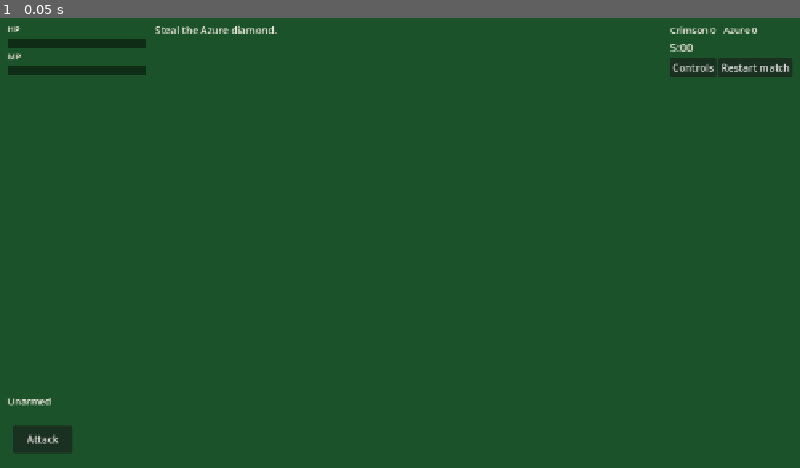
Above: before the commit, frame 1.
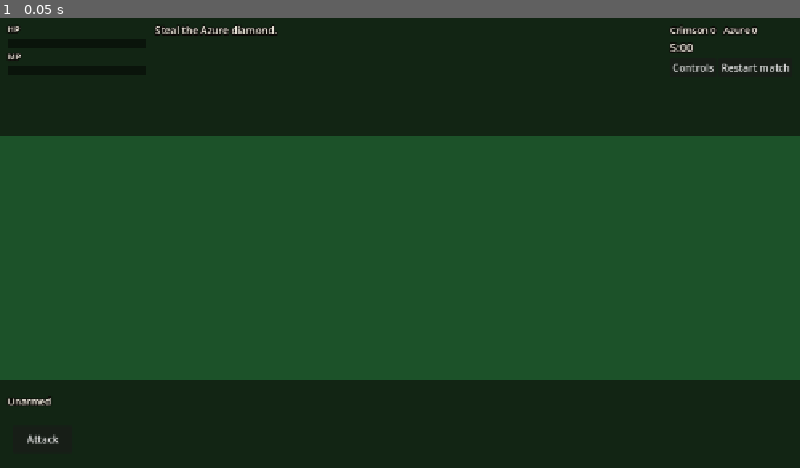
Above: after the commit, the same moment.

Repository: thomakhy025-code/black-forest-godot
Game: Godot game, scene res://scenes/match.tscn
Two runs of this game, one before a commit and one after it. Both use one fixed random seed, a clock stepped at 60 frames per second and the inputs below. This scene is started directly instead of the project's main scene.
Inputs:
- Up to frame 1 (0.05 s): no input

The runs differ from the first frame. In frame 1, 45% of the frame differs, in the area x 0-100%, y 0-100%.

Commit message:
Keep the words readable, the heroes visible, and a chop obvious.
The field was blown out so the pale text vanished, and trees hid the fighters. Hits now buzz the view, shake and fell the tree, and play a chop or a crack.

Co-authored-by: Cursor <cursoragent@cursor.com>

Diff:
--- a/scripts/hud.gd
+++ b/scripts/hud.gd
@@ -450,6 +450,8 @@
 
 
 func _build() -> void:
+	_scrim(true)
+	_scrim(false)
 	var top := MarginContainer.new()
 	top.set_anchors_preset(Control.PRESET_TOP_WIDE)
 	top.offset_bottom = 92
@@ -641,12 +643,27 @@
 	return bar
 
 
+func _scrim(top: bool) -> void:
+	var band := ColorRect.new()
+	band.mouse_filter = Control.MOUSE_FILTER_IGNORE
+	band.color = Color(0.05, 0.04, 0.03, 0.62)
+	if top:
+		band.set_anchors_preset(Control.PRESET_TOP_WIDE)
+		band.offset_bottom = 188.0
+	else:
+		band.set_anchors_preset(Control.PRESET_BOTTOM_WIDE)
+		band.offset_top = -140.0
+	add_child(band)
+
+
 func _label(text: String, size: int) -> Label:
 	var label := Label.new()
 	label.text = text
 	label.mouse_filter = Control.MOUSE_FILTER_IGNORE
 	label.add_theme_font_size_override("font_size", size)
-	label.add_theme_color_override("font_color", Color(0.96, 0.94, 0.9))
+	label.add_theme_color_override("font_color", Color(0.99, 0.97, 0.92))
+	label.add_theme_color_override("font_outline_color", Color(0.04, 0.03, 0.02, 1.0))
+	label.add_theme_constant_override("outline_size", 8)
 	return label
 
 
--- a/scripts/sfx.gd
+++ b/scripts/sfx.gd
@@ -10,6 +10,8 @@
 	"saber": 560.0,
 	"swing": 210.0,
 	"swing_fire": 160.0,
+	"chop": 140.0,
+	"crack": 90.0,
 	"throw": 490.0,
 	"dash": 920.0,
 	"explode": 96.0,
@@ -27,6 +29,8 @@
 	"ice": true,
 	"mega": true,
 	"swing_fire": true,
+	"chop": true,
+	"crack": true,
 }
 
 var _players: Array[AudioStreamPlayer] = []
@@ -67,7 +71,9 @@
 	var loud := volume_db
 	if id == "kill" or id == "mega" or id == "explode" or id == "saber":
 		loud = -1.5
-	elif id == "hit" or id == "swing" or id == "swing_fire" or id == "fireball":
+	elif id == "crack":
+		loud = -2.0
+	elif id == "hit" or id == "swing" or id == "swing_fire" or id == "fireball" or id == "chop":
 		loud = -3.5
 	elif id == "ice" or id == "firesword" or id == "lightning" or id == "dash":
 		loud = -4.5
@@ -170,6 +176,10 @@
 			seconds = 2.55
 		"swing_fire":
 			seconds = 0.18
+		"chop":
+			seconds = 0.14
+		"crack":
+			seconds = 0.3
 	var rate := 22050
 	var count := int(rate * seconds)
 	var data := PackedByteArray()
@@ -226,6 +236,17 @@
 	if kind == "swing_fire":
 		phase[0] += step * 196.0
 		return (n * 0.7 + sin(phase[0]) * 0.25) * pow(1.0 - k, 2.0)
+	if kind == "chop":
+		phase[0] += step * lerpf(220.0, 90.0, k)
+		var knock := sin(phase[0]) * 0.46
+		var bite := n * (0.85 if k < 0.12 else 0.2)
+		return (knock + bite) * pow(1.0 - k, 1.4)
+	if kind == "crack":
+		phase[0] += step * lerpf(160.0, 48.0, k)
+		phase[1] += step * lerpf(420.0, 110.0, k)
+		var snap := n * (1.0 if k < 0.08 else 0.35)
+		var body := sin(phase[0]) * 0.4 + sin(phase[1]) * 0.16
+		return (body + snap) * pow(1.0 - k, 1.15)
 	phase[0] += step * lerpf(78.0, 32.0, k)
 	phase[1] += step * lerpf(117.0, 48.0, k)
 	phase[2] += step * 740.0
--- a/scripts/stage.gd
+++ b/scripts/stage.gd
@@ -81,6 +81,11 @@
 var actors := {}
 var ghosts: Array = []
 var harvest: Array = []
+var cover: Array = []
+var strikes: Array = []
+var chips: Array = []
+var chip_i := 0
+var thud := 0.0
 var doors: Array = []
 var forges: Array = []
 var flags: Array = []
@@ -150,6 +155,10 @@
 	actors.clear()
 	ghosts.clear()
 	harvest.clear()
+	cover.clear()
+	strikes.clear()
+	chips.clear()
+	thud = 0.0
 	doors.clear()
 	forges.clear()
 	flags.clear()
@@ -163,6 +172,7 @@
 	piles3.clear()
 	aimed = false
 	_build_map()
+	_make_chips()
 
 
 func present(dt: float) -> void:
@@ -172,12 +182,16 @@
 		return
 	_fit()
 	_sync_actors()
+	_present_world(dt)
+	_feel_strikes(dt)
 	_aim(dt)
 	for id in actors.keys():
 		_present_actor(actors[id], dt)
 	_present_ghosts()
-	_present_world()
+	_tick_chips(dt)
+	_clear_sight(dt)
 	_present_fx()
+	thud = maxf(0.0, thud - dt * 4.2)
 
 
 func _build_view() -> void:
@@ -204,24 +218,24 @@
 	view.add_child(world)
 	var env := Environment.new()
 	env.background_mode = Environment.BG_COLOR
-	env.background_color = Color(0.56, 0.78, 0.95)
+	env.background_color = Color(0.40, 0.58, 0.74)
 	env.ambient_light_source = Environment.AMBIENT_SOURCE_COLOR
-	env.ambient_light_color = Color(0.8, 0.84, 0.78)
-	env.ambient_light_energy = 0.74
+	env.ambient_light_color = Color(0.52, 0.55, 0.5)
+	env.ambient_light_energy = 0.38
 	env.tonemap_mode = Environment.TONE_MAPPER_FILMIC
-	env.tonemap_exposure = 1.06
+	env.tonemap_exposure = 0.84
 	env.fog_enabled = true
 	env.fog_mode = Environment.FOG_MODE_EXPONENTIAL
-	env.fog_light_color = Color(0.72, 0.84, 0.92)
-	env.fog_density = 0.0032
+	env.fog_light_color = Color(0.50, 0.58, 0.64)
+	env.fog_density = 0.002
 	env.fog_aerial_perspective = 0.22
 	var weather := WorldEnvironment.new()
 	weather.environment = env
 	world.add_child(weather)
 	var sun := DirectionalLight3D.new()
 	sun.rotation_degrees = Vector3(-52, -36, 0)
-	sun.light_color = Color(1.0, 0.96, 0.86)
-	sun.light_energy = 1.25
+	sun.light_color = Color(1.0, 0.92, 0.78)
+	sun.light_energy = 0.82
 	sun.shadow_enabled = true
 	sun.shadow_bias = 0.05
 	sun.shadow_normal_bias = 0.8
@@ -230,8 +244,8 @@
 	world.add_child(sun)
 	var fill := DirectionalLight3D.new()
 	fill.rotation_degrees = Vector3(-28, 140, 0)
-	fill.light_color = Color(0.75, 0.84, 1.0)
-	fill.light_energy = 0.38
+	fill.light_color = Color(0.62, 0.7, 0.82)
+	fill.light_energy = 0.18
 	fill.shadow_enabled = false
 	world.add_child(fill)
 	camera = Camera3D.new()
@@ -248,6 +262,7 @@
 	world.add_child(fx_root)
 	look = SkillLook.new()
 	look.setup(fx_root)
+	_make_chips()
 
 
 func _fit() -> void:
@@ -294,9 +309,9 @@
 
 
 func _ground() -> void:
-	var grass := _mat("grass", Color(0.36, 0.58, 0.24), 1.0)
-	var sand := _mat("sand", Color(0.76, 0.66, 0.42), 1.0)
-	var meadow := _mat("meadow", Color(0.48, 0.68, 0.3), 1.0)
+	var grass := _mat("grass", Color(0.26, 0.42, 0.17), 1.0)
+	var sand := _mat("sand", Color(0.62, 0.52, 0.34), 1.0)
+	var meadow := _mat("meadow", Color(0.30, 0.46, 0.2), 1.0)
 	_plane(Vector2(Balance.MAP_W, Balance.MAP_H), Vector3(Balance.MAP_W * 0.5, 0.0, Balance.MAP_H * 0.5), grass)
 	_plane(Vector2(Balance.MAP_W, 4.2), Vector3(Balance.MAP_W * 0.5, 0.006, 2.1), sand)
 	_plane(Vector2(Balance.MAP_W, 4.5), Vector3(Balance.MAP_W * 0.5, 0.006, 47.75), sand)
@@ -422,7 +437,10 @@
 		var tint := Color(1.0, 0.8, 0.76) if int(door.get("team", 0)) == 0 else Color(0.76, 0.84, 1.0)
 		_tint_meshes(gate, tint)
 	_box(Vector3(rect.size.x, 0.07, rect.size.y), Vector3(center.x, 0.04, center.y), _mat("sill", Color(0.55, 0.52, 0.48), 0.9))
-	doors.append({"door": door, "gate": gate})
+	var home := Vector3.ZERO
+	if gate != null:
+		home = gate.position
+	doors.append({"door": door, "gate": gate, "hp": float(door.get("hp", 0.0)), "buzz": 0.0, "home": home})
 
 
 func _corners() -> void:
@@ -508,7 +526,11 @@
 		_cyl(0.4, 0.08, Vector3(sp.x, 0.05, sp.y), _mat("spring", Color(0.4, 0.9, 0.55, 0.9), 0.2))
 	for sewer in sim.sewers:
 		var sv: Vector2 = sewer["pos"]
-		_put("doorway", Vector3(sv.x, 0.0, sv.y), PI, Vector3(0.4, 0.4, 0.4))
+		var mouth := _put("doorway", Vector3(sv.x, 0.0, sv.y), PI, Vector3(0.4, 0.4, 0.4))
+		strikes.append({
+			"src": sewer, "root": mouth, "hp": float(sewer.get("hp", 0.0)),
+			"buzz": 0.0, "kind": "sewer", "at": sv, "scale": Vector3(0.4, 0.4, 0.4),
+		})
 	for vault in sim.vaults:
 		var vp: Vector2 = vault["pos"]
 		var vr := float(vault["r"])
@@ -520,8 +542,13 @@
 		_cake(cake["pos"])
 	for rock in sim.rocks:
 		var rp: Vector2 = rock["pos"]
-		var scl := float(rock["r"]) * 2.3 / 8.1
-		_put("rubble", Vector3(rp.x, 0.0, rp.y), float(_hash2(rp.x, rp.y)) * 0.4, Vector3(scl, scl * 0.85, scl))
+		var rock_s: float = float(rock["r"]) * 2.3 / 8.1
+		var rock_scale := Vector3(rock_s, rock_s * 0.85, rock_s)
+		var stone := _put("rubble", Vector3(rp.x, 0.0, rp.y), float(_hash2(rp.x, rp.y)) * 0.4, rock_scale)
+		strikes.append({
+			"src": rock, "root": stone, "hp": float(rock.get("hp", 0.0)),
+			"buzz": 0.0, "kind": "rock", "at": rp, "scale": rock_scale,
+		})
 	for bank in [Vector2(23.4, 21.5), Vector2(27.2, 27.5), Vector2(64.6, 21.5), Vector2(60.8, 27.5)]:
 		_put("rubble", Vector3(bank.x, 0.0, bank.y), float(_hash2(bank.x, bank.y)) * 0.5, Vector3(0.16, 0.14, 0.16))
 
@@ -578,24 +605,29 @@
 			root = _animal(pos)
 			scl = Vector3.ONE
 		elif kind == "plant":
-			var bush := 0.22
+			var bush := 0.15
 			root = _tree(pos, "pine_s", bush, float(_hash2(pos.x, pos.y)))
 			scl = Vector3(bush, bush, bush)
-			if root:
-				_tint_meshes(root, Color(0.55, 1.0, 0.48))
 		else:
 			var pick := "pine" if _hash2(pos.x, pos.y) % 2 == 0 else "dead"
-			var tall := 1.15 + float(_hash2(pos.x, pos.y) % 3) * 0.16
+			var tall := 0.62 + float(_hash2(pos.x, pos.y) % 3) * 0.08
 			root = _tree(pos, pick, tall, float(_hash2(pos.y, pos.x)) * 0.7)
 			scl = Vector3(tall, tall, tall)
 		if root == null:
 			continue
-		harvest.append({"src": node, "root": root, "scale": scl, "kind": kind, "phase": float(_hash2(pos.x, pos.y))})
+		var bits: Array = []
+		if kind == "tree":
+			bits = _splinters(root)
+		harvest.append({
+			"src": node, "root": root, "scale": scl, "kind": kind,
+			"phase": float(_hash2(pos.x, pos.y)), "yaw": root.rotation.y,
+			"hp": float(node.get("hp", 0.0)), "buzz": 0.0, "bits": bits,
+		})
 
 
 func _thicket(pos: Vector2, salt: int) -> void:
 	var pick := "dead" if (salt + _hash2(pos.x, pos.y)) % 3 != 0 else "pine"
-	var tall := 1.25 + float(salt % 3) * 0.18
+	var tall := 0.7 + float(salt % 3) * 0.08
 	_tree(pos, pick, tall, float(salt) * 0.8)
 
 
@@ -640,7 +672,7 @@
 		gems.append(node)
 
 
-func _present_world() -> void:
+func _present_world(dt: float) -> void:
 	for row in doors:
 		var gate: Node3D = row["gate"]
 		if gate == null:
@@ -657,15 +689,46 @@
 	for row in harvest:
 		var src = row["src"]
 		var root: Node3D = row["root"]
-		var up := float(src.get("hp", 0.0)) > 0.0
+		var hp := float(src.get("hp", 0.0))
+		var prev_hp := float(row["hp"])
+		row["hp"] = hp
+		var buzz := float(row["buzz"])
+		if hp < prev_hp - 0.05:
+			buzz = 1.0
+			_thump(src["pos"], hp <= 0.0)
+		buzz = maxf(0.0, buzz - dt * 3.4)
+		row["buzz"] = buzz
+		var up := hp > 0.0
 		var base: Vector3 = row["scale"]
-		if str(row["kind"]) == "animal":
+		var yaw := float(row["yaw"])
+		var kind := str(row["kind"])
+		if kind == "animal":
 			root.visible = up
 			if up:
-				root.position.y = sin(float(sim.time) * 2.2 + float(row["phase"])) * 0.035
+				var at: Vector2 = src["pos"]
+				var hop := sin(float(sim.time) * 2.2 + float(row["phase"])) * 0.035
+				var flinch := sin(float(sim.time) * 48.0) * buzz * 0.14
+				root.position = Vector3(at.x + flinch, hop, at.y)
+				root.rotation = Vector3(0.0, yaw, sin(float(sim.time) * 42.0) * buzz * 0.25)
 		else:
 			root.visible = true
-			root.scale = base if up else Vector3(base.x, base.y * 0.14, base.z)
+			var at2: Vector2 = src["pos"]
+			var max_hp := maxf(1.0, float(src.get("max", hp)))
+			var ratio := clampf(hp / max_hp, 0.0, 1.0)
+			if up:
+				var lean := (1.0 - ratio) * 0.42
+				var jx := sin(float(sim.time) * 54.0) * buzz * 0.1
+				var jz := cos(float(sim.time) * 46.0) * buzz * 0.08
+				root.position = Vector3(at2.x, 0.0, at2.y)
+				root.rotation = Vector3(lean * 0.4 + jx, yaw, lean + jz)
+				root.scale = Vector3(base.x * (1.0 + (1.0 - ratio) * 0.1), base.y * lerpf(0.58, 1.0, ratio), base.z)
+			else:
+				root.position = Vector3(at2.x, 0.08, at2.y)
+				root.rotation = Vector3(1.35, yaw, 0.22)
+				root.scale = base * 0.7
+			for bit in row["bits"]:
+				var chip: MeshInstance3D = bit
+				chip.visible = up and ratio < 0.9
 	for row in flags:
 		var owner := int(row["src"].get("owner", -1))
 		var mat: StandardMaterial3D = row["mat"]
@@ -1276,7 +1339,14 @@
 	var wobble := 0.0
 	if float(sim.shake) > 0.05:
 		wobble = sin(float(sim.time) * 47.0) * float(sim.shake) * 0.035
-	camera.global_position = focus + Vector3(wobble, sin(pitch) * dist, cos(pitch) * dist)
+	var buzz_x := 0.0
+	var buzz_y := 0.0
+	var buzz_z := 0.0
+	if thud > 0.02:
+		buzz_x = sin(float(sim.time) * 160.0) * thud * 0.12
+		buzz_y = sin(float(sim.time) * 128.0) * thud * 0.045
+		buzz_z = sin(float(sim.time) * 146.0) * thud * 0.05
+	camera.global_position = focus + Vector3(wobble + buzz_x, sin(pitch) * dist + buzz_y, cos(pitch) * dist + buzz_z)
 	camera.look_at(focus, Vector3.UP)
 
 
@@ -1407,8 +1477,11 @@
 func _tree(pos: Vector2, key: String, scl: float, yaw: float) -> Node3D:
 	var node := _put(key, Vector3(pos.x, 0.0, pos.y), yaw, Vector3(scl, scl, scl))
 	if node != null and (key == "pine" or key == "pine_s"):
-		# The source pines are yellow and orange. Dye them so the forest reads green.
-		_tint_meshes(node, Color(0.34, 0.82, 0.3))
+		# The source pines are yellow and orange. Dye them a deeper green.
+		var dye := Color(0.22, 0.42, 0.16) if key == "pine" else Color(0.32, 0.5, 0.24)
+		_tint_meshes(node, dye)
+	if node != null:
+		_watch_tree(node, key, scl)
 	return node
 
 
@@ -1606,6 +1679,244 @@
 	return "knight"
 
 
+func _splinters(parent: Node3D) -> Array:
+	var bits: Array = []
+	var mat := StandardMaterial3D.new()
+	mat.albedo_color = Color(0.62, 0.44, 0.22)
+	mat.roughness = 0.86
+	mat.transparency = BaseMaterial3D.TRANSPARENCY_ALPHA
+	mat.cull_mode = BaseMaterial3D.CULL_DISABLED
+	for i in 4:
+		var bit := MeshInstance3D.new()
+		var box := BoxMesh.new()
+		box.size = Vector3(0.18, 0.05, 0.32)
+		bit.mesh = box
+		bit.material_override = mat
+		bit.position = Vector3((float(i) - 1.5) * 0.12, 0.55 + float(i) * 0.12, 0.22)
+		bit.rotation = Vector3(0.5, float(i) * 0.8, 0.4)
+		bit.visible = false
+		bit.cast_shadow = GeometryInstance3D.SHADOW_CASTING_SETTING_OFF
+		parent.add_child(bit)
+		bits.append(bit)
+	for row in cover:
+		if row["root"] == parent:
+			row["mats"].append(mat)
+			break
+	return bits
+
+
+func _watch_tree(node: Node3D, key: String, scl: float) -> void:
+	var tall := 5.0
+	var wide := 2.15
+	if key == "pine_s" or key == "dead_s":
+		tall = 3.2
+		wide = 1.3
+	cover.append({
+		"root": node,
+		"mats": _own_fade(node),
+		"height": scl * tall,
+		"radius": scl * wide,
+		"alpha": 1.0,
+	})
+
+
+func _own_fade(node: Node) -> Array:
+	var found: Array = []
+	var meshes: Array = []
+	if node is MeshInstance3D:
+		meshes.append(node)
+	meshes.append_array(node.find_children("*", "MeshInstance3D", true, false))
+	for mesh in meshes:
+		var mi := mesh as MeshInstance3D
+		if mi == null:
+			continue
+		var mat := mi.get_surface_override_material(0) as StandardMaterial3D
+		if mat == null:
+			var base = mi.get_active_material(0)
+			if base is StandardMaterial3D:
+				mat = (base as StandardMaterial3D).duplicate() as StandardMaterial3D
+			else:
+				mat = StandardMaterial3D.new()
+				mat.albedo_color = Color(0.42, 0.34, 0.2)
+			mi.set_surface_override_material(0, mat)
+		mat.transparency = BaseMaterial3D.TRANSPARENCY_ALPHA
+		mat.cull_mode = BaseMaterial3D.CULL_DISABLED
+		var tint := mat.albedo_color
+		if tint.a < 0.05:
+			tint.a = 1.0
+			mat.albedo_color = tint
+		found.append(mat)
+	return found
+
+
+func _clear_sight(dt: float) -> void:
+	if camera == null or sim == null:
+		return
+	var cam := camera.global_position
+	var heroes: Array[Vector3] = []
+	for u in sim.units:
+		if u.dead:
+			continue
+		heroes.append(Vector3(u.global_position.x, 1.15, u.global_position.y))
+	var blend := 1.0 - exp(-12.0 * dt)
+	for row in cover:
+		var root: Node3D = row["root"]
+		if root == null or not is_instance_valid(root) or not root.visible:
+			continue
+		var origin := root.global_position
+		var height: float = float(row["height"])
+		var radius: float = float(row["radius"])
+		var mid := origin + Vector3(0.0, height * 0.42, 0.0)
+		var top := origin + Vector3(0.0, height * 0.75, 0.0)
+		var block := false
+		for hero in heroes:
+			var flat := Vector2(origin.x, origin.z).distance_to(Vector2(hero.x, hero.z))
+			if flat < radius * 0.9 or _blocks(cam, hero, mid, radius) or _blocks(cam, hero, top, radius * 0.8):
+				block = true
+				break
+		var goal := 0.2 if block else 1.0
+		var alpha := lerpf(float(row["alpha"]), goal, blend)
+		row["alpha"] = alpha
+		for mat in row["mats"]:
+			var painted := mat as StandardMaterial3D
+			if painted == null:
+				continue
+			var color := painted.albedo_color
+			if alpha > 0.97:
+				painted.transparency = BaseMaterial3D.TRANSPARENCY_DISABLED
+				color.a = 1.0
+			else:
+				painted.transparency = BaseMaterial3D.TRANSPARENCY_ALPHA
+				color.a = alpha
+			painted.albedo_color = color
+
+
+func _blocks(a: Vector3, b: Vector3, p: Vector3, radius: float) -> bool:
+	var ab := b - a
+	var den := ab.length_squared()
+	if den < 0.01:
+		return false
+	var along := clampf((p - a).dot(ab) / den, 0.0, 1.0)
+	if along > 0.9:
+		return false
+	return a.lerp(b, along).distance_to(p) <= radius
+
+
+func _thump(pos: Vector2, broke: bool) -> void:
+	if sim == null or sim.player == null or not is_instance_valid(sim.player):
+		return
+	if sim.player.global_position.distance_to(pos) > 8.5:
+		return
+	thud = minf(1.0, thud + (1.0 if broke else 0.72))
+	Sfx.play("crack" if broke else "chop")
+	_fling(Vector3(pos.x, 0.85, pos.y), broke)
+
+
+func _feel_strikes(dt: float) -> void:
+	for row in strikes:
+		var src = row["src"]
+		var hp := float(src.get("hp", 0.0))
+		var prev := float(row["hp"])
+		row["hp"] = hp
+		var buzz := float(row["buzz"])
+		if hp < prev - 0.05:
+			buzz = 1.0
+			var at: Vector2 = row["at"]
+			_thump(at, hp <= 0.0)
+		buzz = maxf(0.0, buzz - dt * 3.4)
+		row["buzz"] = buzz
+		var root: Node3D = row["root"]
+		if root == null or not is_instance_valid(root):
+			continue
+		if str(row["kind"]) == "rock":
+			root.visible = hp > 0.0
+			var max_hp := maxf(1.0, float(src.get("max", hp)))
+			var ratio := clampf(hp / max_hp, 0.0, 1.0)
+			var base: Vector3 = row["scale"]
+			root.scale = base * lerpf(0.28, 1.0, ratio)
+			root.rotation.z = sin(float(sim.time) * 52.0) * buzz * 0.22
+		else:
+			root.rotation.x = sin(float(sim.time) * 48.0) * buzz * 0.14
+			if hp <= 0.0:
+				root.rotation.z = 0.4
+	for row in doors:
+		var door = row["door"]
+		var hp2 := float(door.get("hp", 0.0))
+		var prev2 := float(row["hp"])
+		row["hp"] = hp2
+		var buzz2 := float(row["buzz"])
+		if hp2 < prev2 - 0.05:
+			buzz2 = 1.0
+			var rect: Rect2 = door["rect"]
+			_thump(rect.get_center(), hp2 <= 0.0)
+		buzz2 = maxf(0.0, buzz2 - dt * 3.4)
+		row["buzz"] = buzz2
+		var gate: Node3D = row["gate"]
+		if gate == null:
+			continue
+		var home: Vector3 = row["home"]
+		var kick := sin(float(sim.time) * 62.0) * buzz2 * 0.08
+		gate.position = home + Vector3(kick, 0.0, cos(float(sim.time) * 50.0) * buzz2 * 0.05)
+
+
+func _make_chips() -> void:
+	chips.clear()
+	chip_i = 0
+	if fx_root == null:
+		return
+	var mat := StandardMaterial3D.new()
+	mat.shading_mode = BaseMaterial3D.SHADING_MODE_UNSHADED
+	mat.albedo_color = Color(0.78, 0.56, 0.26)
+	mat.cull_mode = BaseMaterial3D.CULL_DISABLED
+	for _i in 18:
+		var node := MeshInstance3D.new()
+		var mesh := BoxMesh.new()
+		mesh.size = Vector3(0.12, 0.05, 0.2)
+		node.mesh = mesh
+		node.material_override = mat
+		node.visible = false
+		node.cast_shadow = GeometryInstance3D.SHADOW_CASTING_SETTING_OFF
+		fx_root.add_child(node)
+		chips.append({"node": node, "vel": Vector3.ZERO, "life": 0.0})
+
+
+func _fling(at: Vector3, broke: bool) -> void:
+	if chips.is_empty():
+		return
+	var n := 7 if broke else 4
+	for i in n:
+		var row = chips[chip_i]
+		chip_i = (chip_i + 1) % chips.size()
+		var node: MeshInstance3D = row["node"]
+		if not is_instance_valid(node):
+			continue
+		var dir := float(i) * 1.17 + float(chip_i)
+		node.visible = true
+		node.position = at
+		row["vel"] = Vector3(cos(dir) * 2.1, 2.4 + float(i % 3) * 0.45, sin(dir) * 2.1)
+		row["life"] = 0.42 if broke else 0.28
+
+
+func _tick_chips(dt: float) -> void:
+	for row in chips:
+		var life := float(row["life"])
+		if life <= 0.0:
+			continue
+		life -= dt
+		row["life"] = life
+		var node: MeshInstance3D = row["node"]
+		if not is_instance_valid(node):
+			continue
+		if life <= 0.0:
+			node.visible = false
+			continue
+		var vel: Vector3 = row["vel"]
+		vel.y -= 9.0 * dt
+		row["vel"] = vel
+		node.position += vel * dt
+		node.rotate_z(9.0 * dt)
+
+
 func _hash2(x: float, y: float) -> int:
 	return int(absf(x * 13.0 + y * 29.0)) % 7
 
